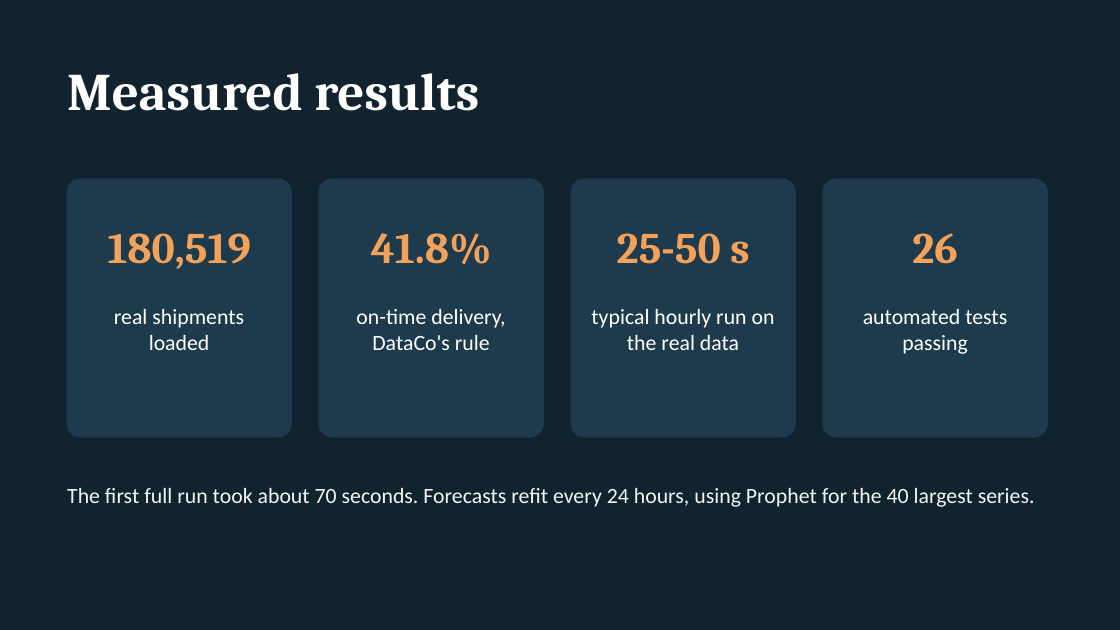
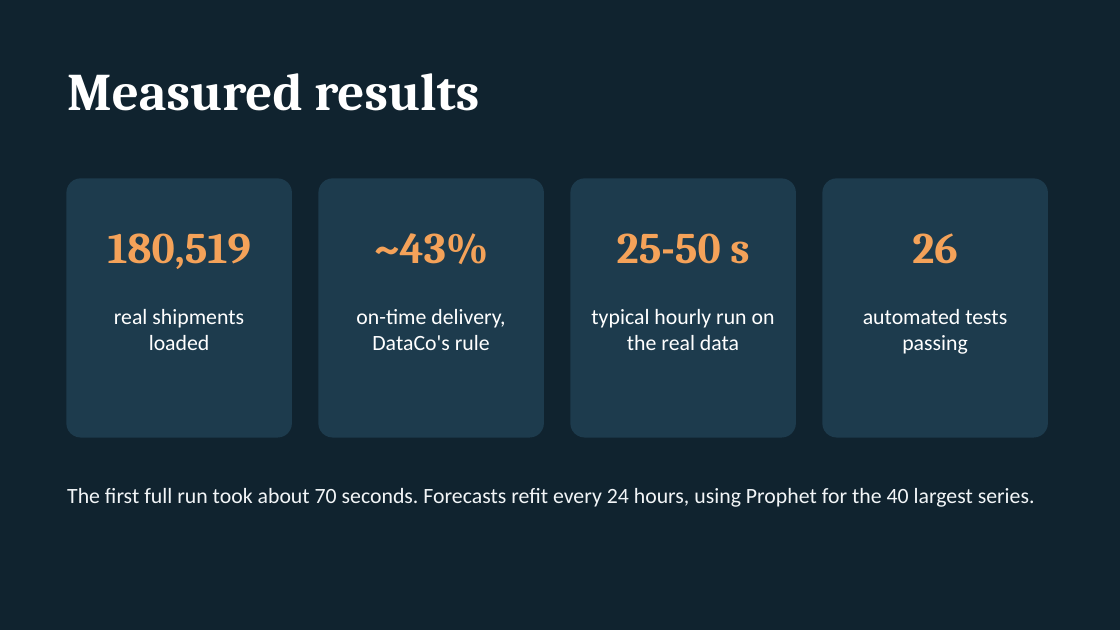
Before and after one commit to M-Amrit/retail-supply-chain-control-tower, a slide deck: slide 8 of docs/presentation/Retail & Supply Chain Control Tower.pptx. Drawn at 1120x630 pixels with LibreOffice and Linux fonts; fonts in the diff are those of the drawing. Boxes give left, top, right and bottom in pixels: in the first picture for what was removed or moved away, otherwise in the second. Text is boxed around its words. In the diff, an @@ line names an element or a change of style, - is before the commit and + after.

```diff
--- a/docs/presentation/Retail & Supply Chain Control Tower.pptx
+++ b/docs/presentation/Retail & Supply Chain Control Tower.pptx
@@ text at (374,233,488,264): text changed @@
-41.8%
+~43%
```
Also in this commit, not shown: 1 other slide changed, 4 other files.
